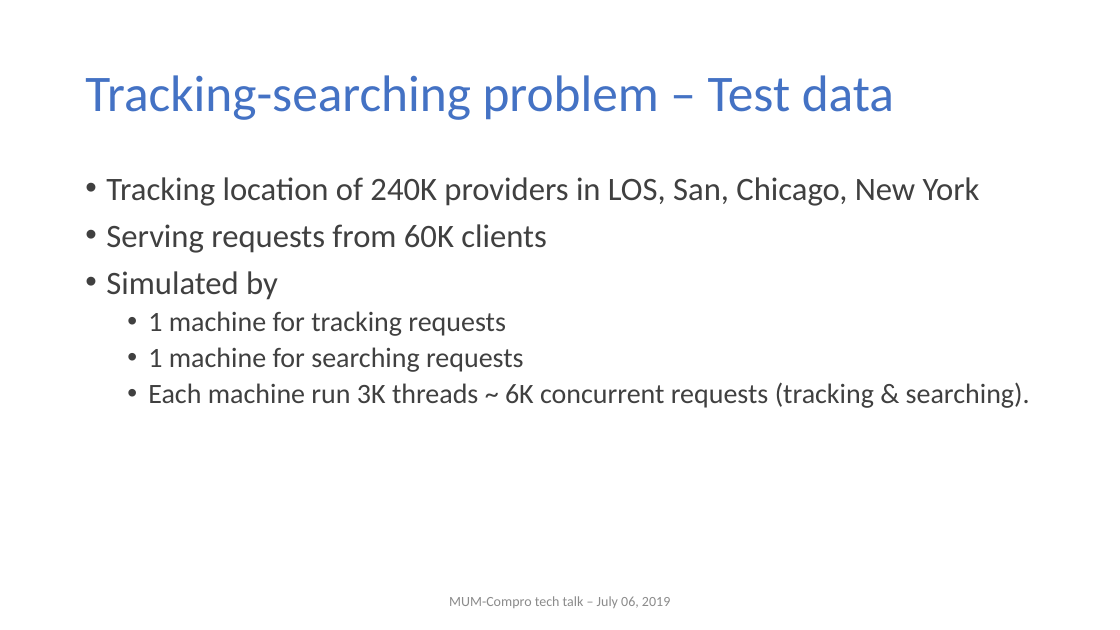
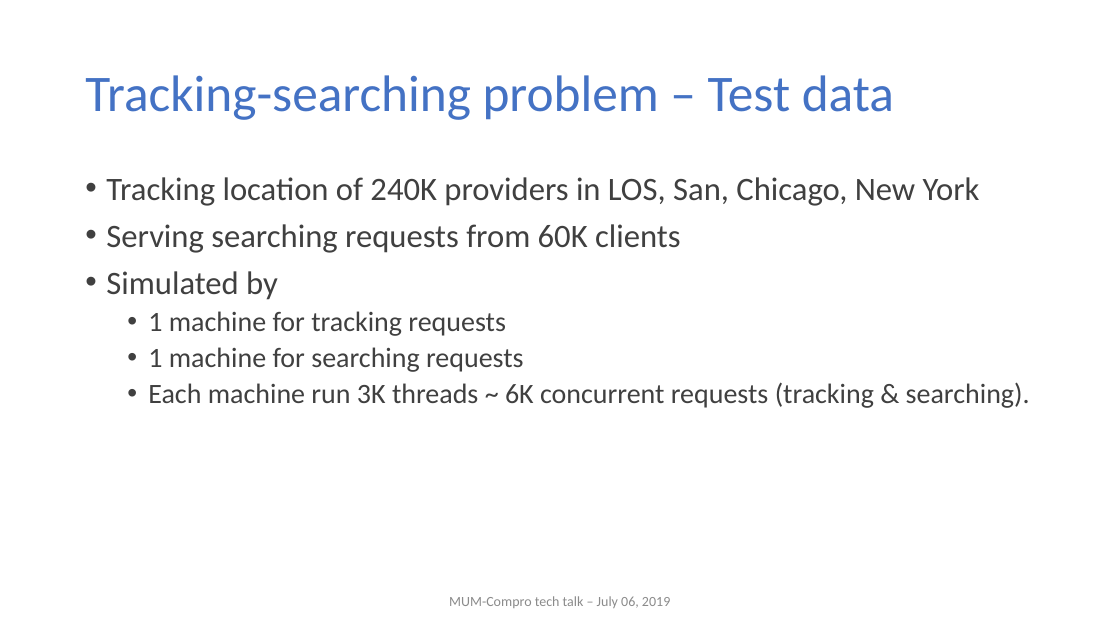
Before and after one commit to nghianghesi/hms, a slide deck: slide 5 of slide.pptx. Drawn at 1120x630 pixels with LibreOffice and Linux fonts; fonts in the diff are those of the drawing; background and template pictures are left out. Boxes give left, top, right and bottom in pixels: in the first picture for what was removed or moved away, otherwise in the second. Text is boxed around its words. In the diff, an @@ line names an element or a change of style, - is before the commit and + after.

```diff
--- a/slide.pptx
+++ b/slide.pptx
@@ text at box(106, 224, 681, 253): text changed @@
-• Serving requests from 60K clients
+• Serving searching requests from 60K clients
```
Also in this commit, not shown: 7 other slides changed.
